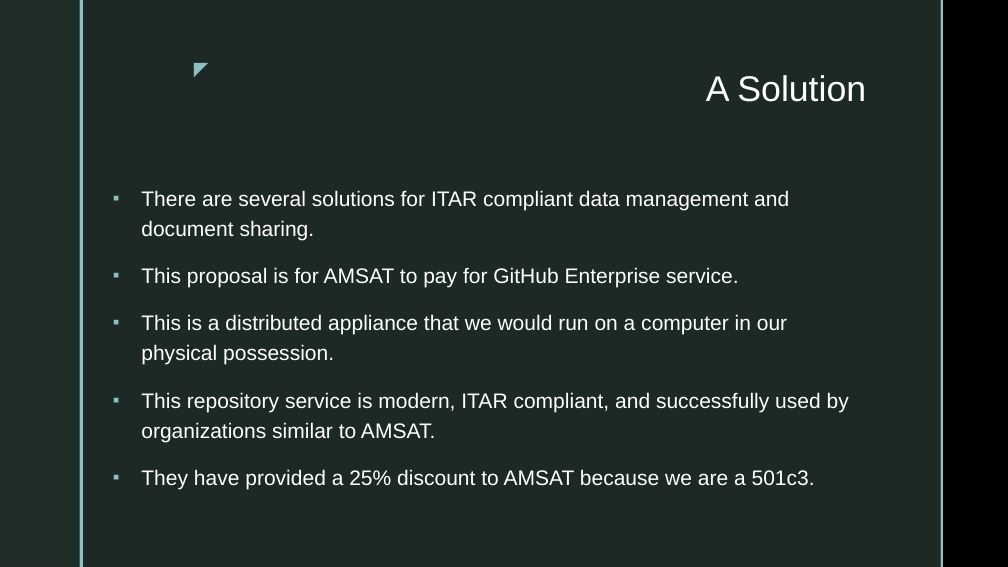
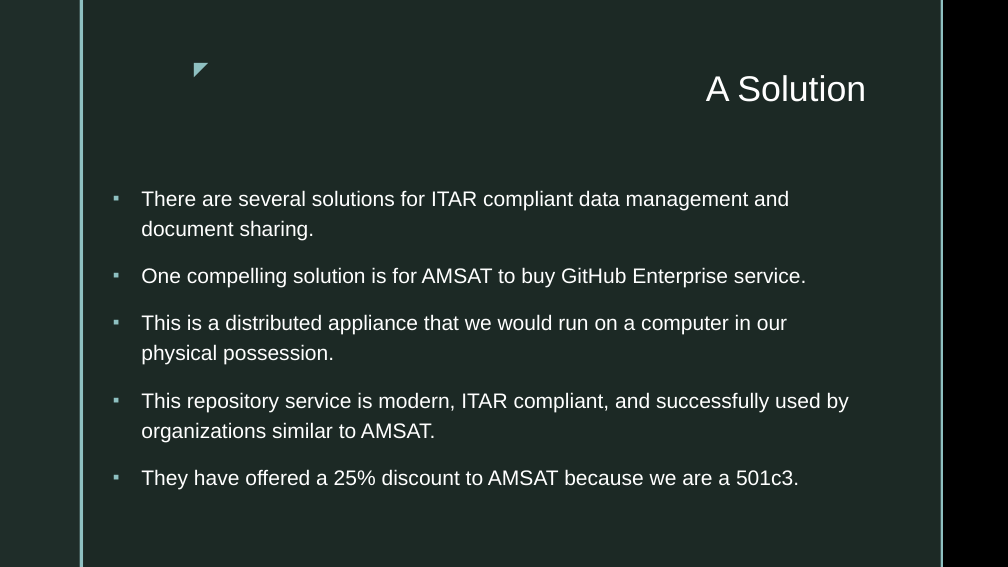
Before and after one commit to OpenResearchInstitute/documents, a slide deck: slide 4 of Papers_Articles_Presentations/Slide_Presentations/20171208_GitHubEnterpriseProposal.pptx. Drawn at 1008x567 pixels with LibreOffice and Linux fonts; fonts in the diff are those of the drawing; background and template pictures are left out. Boxes give left, top, right and bottom in pixels: in the first picture for what was removed or moved away, otherwise in the second. Text is boxed around its words. In the diff, an @@ line names an element or a change of style, - is before the commit and + after.

Commit message:
updated GitHub Enterprise proposal
Not for us, but to help payload teams at AMSAT.

```diff
--- a/Papers_Articles_Presentations/Slide_Presentations/20171208_GitHubEnterpriseProposal.pptx
+++ b/Papers_Articles_Presentations/Slide_Presentations/20171208_GitHubEnterpriseProposal.pptx
@@ text at (141,267,806,288): text changed @@
-▪ This proposal is for AMSAT to pay for GitHub Enterprise service.
+▪ One compelling solution is for AMSAT to buy GitHub Enterprise service.
@@ text at (141,469,799,489): text changed @@
-▪ They have provided a 25% discount to AMSAT because we are a 501c3.
+▪ They have offered a 25% discount to AMSAT because we are a 501c3.
```
Also in this commit, not shown: 5 other slides changed, 2 slides added, 2 other files.
